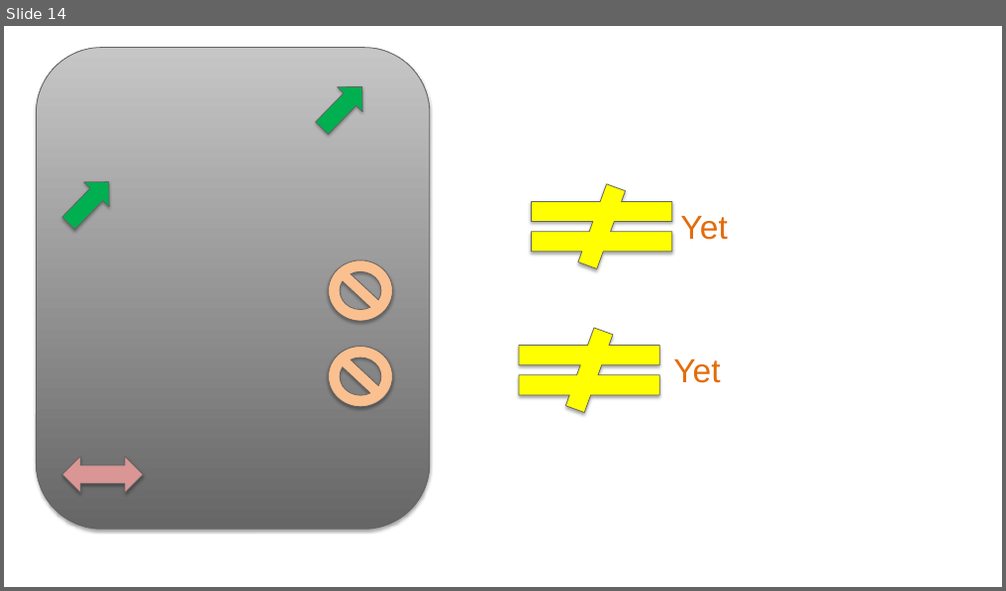
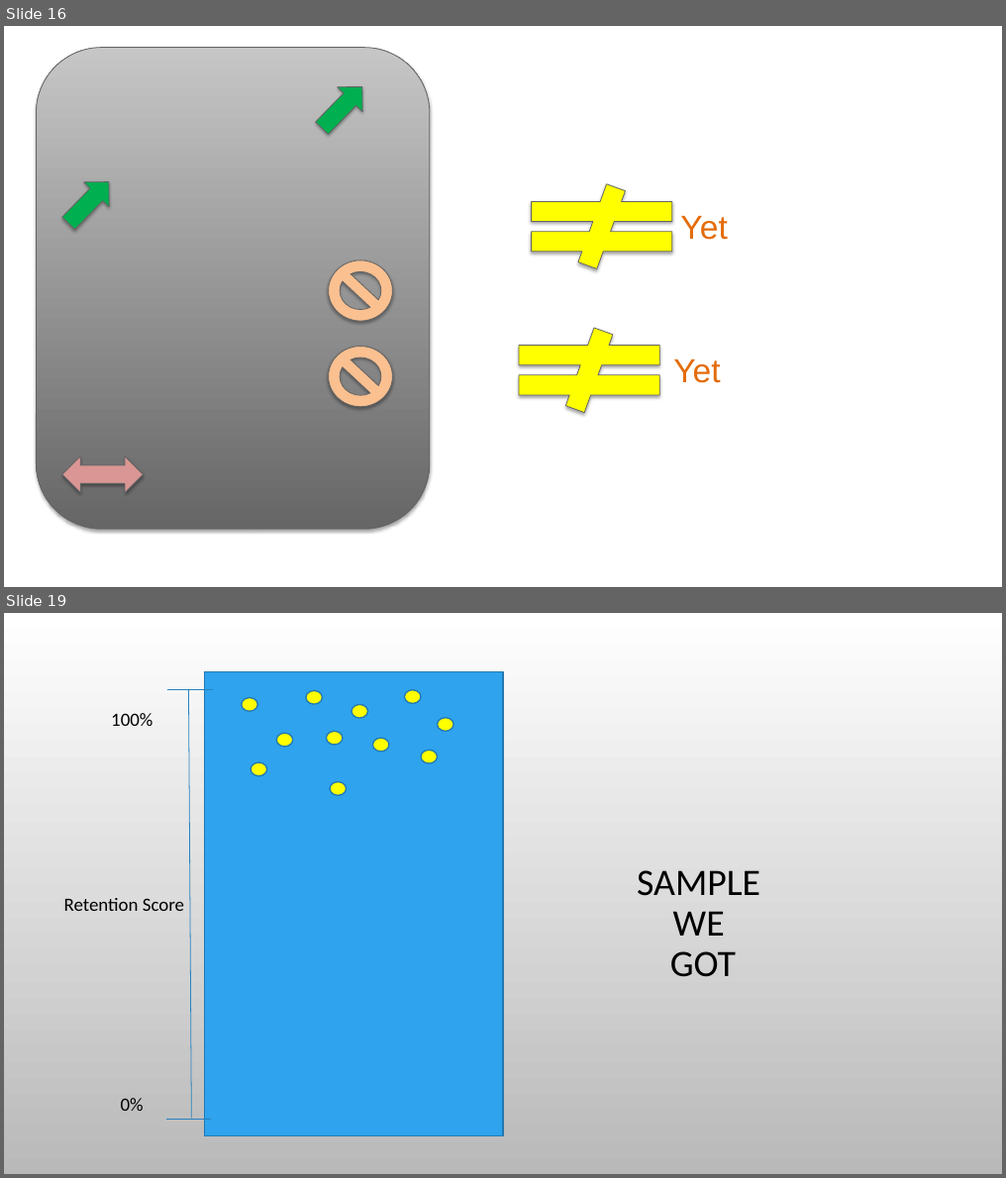
Before and after one commit to danielwreilly/student-retention, a slide deck: Capstone Presentation.pptx. Shown one above the other, each under a label of ours: slide 14 before the commit, slides 16 and 19 after it; the slides between them are not shown. The pictures are 1006x591 and 1006x1178 pixels, drawn with LibreOffice and Linux fonts; fonts in the diff are those of the drawing; background and template pictures are left out. Boxes give left, top, right and bottom in pixels: in the first picture for what was removed or moved away, otherwise in the second. Text is boxed around its words. In the diff, an @@ line names an element or a change of style, - is before the commit and + after.

```diff
--- a/Capstone Presentation.pptx
+++ b/Capstone Presentation.pptx
@@ slide 19 added at bbox=[4, 613, 1002, 1174], background picture (left out) @@
@@ line added from (213, 690) to (167, 690), #2683BF 0.75 pt @@
@@ line added from (189, 690) to (191, 1118), #2683BF 0.75 pt @@
@@ rectangle added at bbox=[205, 672, 503, 1137], fill #2FA3EE, outline #2379B0 1.25 pt @@
@@ ellipse added at bbox=[242, 697, 257, 711], fill #FFFF00, outline #2379B0 1.25 pt @@
@@ ellipse added at bbox=[306, 691, 322, 704], fill #FFFF00, outline #2379B0 1.25 pt @@
@@ ellipse added at bbox=[405, 690, 421, 703], fill #FFFF00, outline #2379B0 1.25 pt @@
@@ text added at bbox=[111, 713, 152, 726], 18 pt, text #000000 @@
+100%
@@ ellipse added at bbox=[326, 731, 343, 745], fill #FFFF00, outline #2379B0 1.25 pt @@
@@ ellipse added at bbox=[351, 704, 368, 718], fill #FFFF00, outline #2379B0 1.25 pt @@
@@ ellipse added at bbox=[438, 718, 453, 731], fill #FFFF00, outline #2379B0 1.25 pt @@
@@ ellipse added at bbox=[276, 733, 293, 747], fill #FFFF00, outline #2379B0 1.25 pt @@
@@ ellipse added at bbox=[373, 738, 389, 752], fill #FFFF00, outline #2379B0 1.25 pt @@
@@ ellipse added at bbox=[421, 750, 438, 763], fill #FFFF00, outline #2379B0 1.25 pt @@
@@ ellipse added at bbox=[252, 762, 267, 776], fill #FFFF00, outline #2379B0 1.25 pt @@
@@ ellipse added at bbox=[330, 782, 347, 796], fill #FFFF00, outline #2379B0 1.25 pt @@
@@ title added at bbox=[637, 870, 760, 977], 36 pt, text #000000 @@
+SAMPLE
+WE
+GOT
@@ text added at bbox=[64, 898, 184, 911], 18 pt, text #000000 @@
+Retention Score
@@ text added at bbox=[121, 1098, 144, 1111], 18 pt, text #000000 @@
+0%
@@ line added from (211, 1119) to (165, 1119), #2683BF 0.75 pt @@
@@ what was slide 14 is now slide 16 @@
```
Also in this commit, not shown: 3 slides changed, 5 other slides added.
